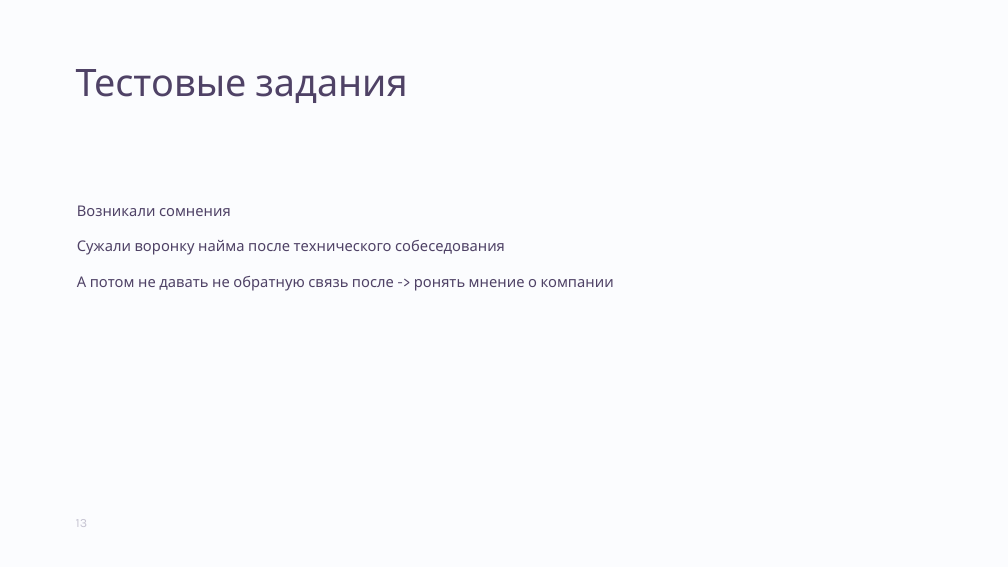
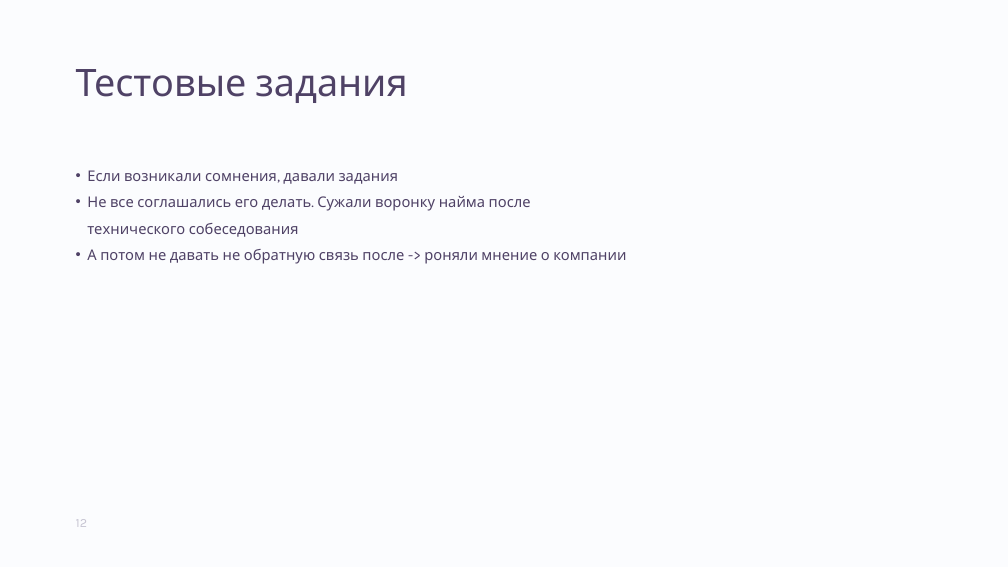
Before and after one commit to aptakhin/talks, a slide deck: slide 12 of 2021-Ptakhin-Hiring.pptx (slide 13 before the commit). Drawn at 1008x567 pixels with LibreOffice and Linux fonts; fonts in the diff are those of the drawing; background and template pictures are left out. Boxes give left, top, right and bottom in pixels: in the first picture for what was removed or moved away, otherwise in the second. Text is boxed around its words. In the diff, an @@ line names an element or a change of style, - is before the commit and + after.

```diff
--- a/2021-Ptakhin-Hiring.pptx
+++ b/2021-Ptakhin-Hiring.pptx
@@ text at box(87, 170, 626, 264): text changed @@
-Возникали сомнения
-Сужали воронку найма после технического собеседования
-А потом не давать не обратную связь после -> ронять мнение о компании
+• Если возникали сомнения, давали задания
+• Не все соглашались его делать. Сужали воронку найма после технического собеседования
+• А потом не давать не обратную связь после -> роняли мнение о компании
```
Also in this commit, not shown: 5 other slides changed, 19 slides added, 13 slides removed, 2 other files.
